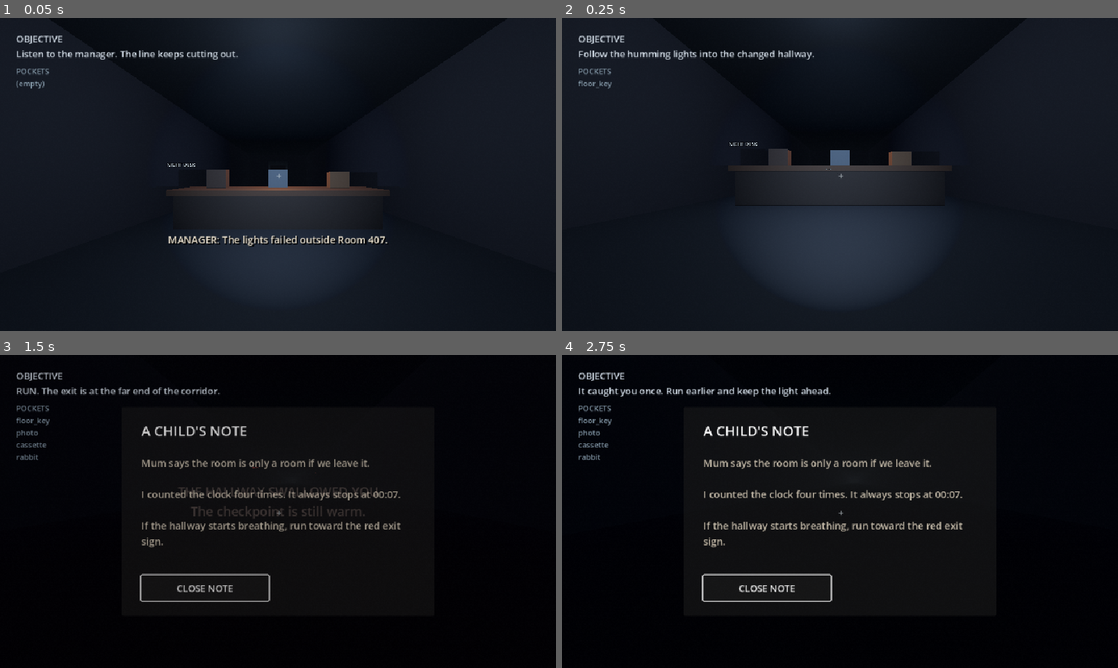
Above: before the commit, frames 1-4 (two rows, left to right).
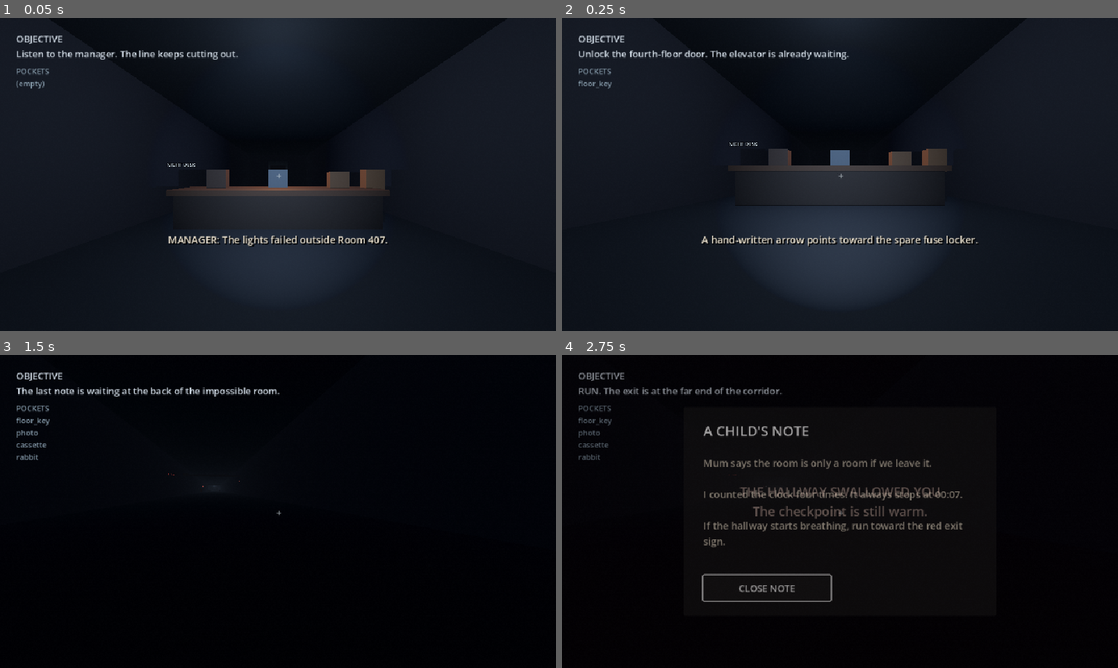
Above: after the commit, the same moments.

Repository: JasonTM17/Horror_Game_Funny
Game: Godot game, scene res://tests/progression-test.tscn
Same seed, same stepped clock (60 frames per second), same inputs: the game is played once before the commit and once after it. This scene is started directly instead of the project's main scene.
Inputs (mouse positions are in pixels of both pictures, inside the frame that each line leads up to):
- Up to frame 1 (0.05 s): no input
- Up to frame 2 (0.25 s): no input
- Up to frame 3 (1.5 s): move the mouse to (400, 495) at 0.52 s; hold D (move_right) 0.53-1.28 s; hold F (flashlight) 0.53-1.28 s; move the mouse to (250, 511) at 1.27 s; hold W (move_forward) from 1.28 s (still down); tap E (interact) at 1.35 s
- Up to frame 4 (2.75 s): move the mouse to (895, 442) at 2.02 s; release W (move_forward) at 2.03 s; hold D (move_right) from 2.03 s (still down); hold Shift (sprint) from 2.03 s (still down)

The runs differ from the first frame. In frame 1, 0.3% of the frame differs, in the area x 64-70%, y 48-55%; in frame 2, 1.7%; in frame 3, 4.3%, in the area x 2-73%, y 5-79%; in frame 4, 3.7%.

Commit message:
feat: deepen authored story observations

Diff:
--- a/scripts/world/continuous-story-layout.gd
+++ b/scripts/world/continuous-story-layout.gd
@@ -7,6 +7,7 @@
 static func build(director: Node3D) -> void:
 	_add_story(director, "phone", Vector3(-1.8, 1.18, WorldLayout.LOBBY_PROP_Z - 0.25), "Answer the phone", Color(0.16, 0.12, 0.1))
 	_add_story(director, "desk_clock", Vector3(0.0, 1.18, WorldLayout.LOBBY_PROP_Z - 0.42), "Read the stopped desk clock", Color(0.22, 0.25, 0.28))
+	_add_story(director, "lobby_register", Vector3(2.8, 1.18, WorldLayout.LOBBY_PROP_Z - 0.18), "Read the night register", Color(0.29, 0.21, 0.14))
 	_add_story(director, "logbook", Vector3(1.8, 1.12, WorldLayout.LOBBY_PROP_Z - 0.25), "Sign the night log", Color(0.25, 0.18, 0.12))
 	_add_door(director, "floor_door", Vector3(0, 1.25, WorldLayout.FLOOR_DOOR_Z), "log_signed", 92.0)
 	_add_story(director, "floor_notice", Vector3(-2.8, 1.15, WorldLayout.FLOOR_DOOR_Z - 8.0), "Read the maintenance notice", Color(0.32, 0.3, 0.24))
@@ -24,6 +25,7 @@
 	_add_story(director, "room_drawing", Vector3(2.4, 0.6, WorldLayout.ROOM_DRAWING_Z), "Inspect the wall drawing", Color(0.35, 0.12, 0.1))
 	_add_story(director, "room_bed_observation", Vector3(-2.4, 1.0, -404.0), "Search beneath the child's bed", Color(0.26, 0.14, 0.15))
 	_add_story(director, "room_wardrobe_observation", Vector3(2.2, 1.25, -447.0), "Inspect the wardrobe", Color(0.24, 0.12, 0.09))
+	_add_story(director, "room_family_table", Vector3(-2.6, 1.35, -462.0), "Inspect the family table", Color(0.3, 0.16, 0.1))
 	_add_story(director, "final_clue", Vector3(0, 0.5, WorldLayout.FINAL_CLUE_Z), "Read the child's note", Color(0.32, 0.26, 0.19))
 	_add_story(director, "exit", Vector3(0, 1.0, WorldLayout.EXIT_Z), "Run for the lobby", Color(0.18, 0.22, 0.24))
 
--- a/scripts/world/story-observation-controller.gd
+++ b/scripts/world/story-observation-controller.gd
@@ -11,6 +11,9 @@
 		"desk_clock":
 			if GameState.has_flag("phone_briefing_complete") and not _observation_finished("desk_clock"):
 				return "[E] Read the stopped desk clock"
+		"lobby_register":
+			if GameState.has_flag("phone_briefing_complete") and _observation_finished("desk_clock") and not _observation_finished("lobby_register"):
+				return "[E] Read the night register"
 		"floor_notice":
 			if GameState.has_flag("floor_reached") and not _observation_finished("floor_notice"):
 				return "[E] Read the fourth-floor maintenance notice"
@@ -24,6 +27,9 @@
 		"room_wardrobe_observation":
 			if GameState.has_flag("room_entered") and GameState.has_flag("room_record_heard") and not _observation_finished("room_wardrobe_observation"):
 				return "[E] Inspect the inside of the wardrobe"
+		"room_family_table":
+			if GameState.has_flag("room_entered") and GameState.has_flag("room_record_heard") and not _observation_finished("room_family_table"):
+				return "[E] Inspect the family table"
 	return ""
 
 func handle_action(action_id: String) -> bool:
@@ -32,13 +38,22 @@
 			return _start_observation("desk_clock", [
 				"The lobby clock is still running, but its second hand never moves.",
 				"The display freezes at 00:07 whenever you look away.",
-				"Someone has circled the same time in every night log."
+				"Someone has circled the same time in every night log.",
+				"In the cracked glass, the elevator doors are standing open behind you."
+			], 4.0)
+		"lobby_register":
+			return _start_observation("lobby_register", [
+				"The register lists every night worker except the shift dated tonight.",
+				"A fresh signature has been added beneath the old manager's name.",
+				"The ink is still wet, although the pen has no ink cartridge.",
+				"The final entry says: DO NOT LET THE CHILD ANSWER THE PHONE."
 			], 4.0)
 		"floor_notice":
 			return _start_observation("floor_notice", [
 				"MAINTENANCE NOTICE: FLOOR 4 CLOSED AFTER THE 2007 INCIDENT.",
 				"The notice has been signed by a manager who stopped working here years ago.",
-				"A hand-written arrow points toward the spare fuse locker."
+				"A hand-written arrow points toward the spare fuse locker.",
+				"Below it, a smaller note reads: THE POWER NEVER FAILED."
 			], 4.0)
 		"memory_echo":
 			return _start_memory_echo()
@@ -46,18 +61,27 @@
 			return _start_observation("room_bed_observation", [
 				"Dust covers the bed, except for one clean hollow in the blankets.",
 				"A child's voice under the frame whispers your name once.",
-				"The red rabbit was never hidden here. It was waiting somewhere you could see it."
+				"The red rabbit was never hidden here. It was waiting somewhere you could see it.",
+				"Your own initials are carved into the underside of the frame."
 			], 4.0)
 		"room_wardrobe_observation":
 			return _start_observation("room_wardrobe_observation", [
 				"The wardrobe is deeper than its back panel should allow.",
 				"Scratches on the inside spell the same four digits as the radio clue.",
-				"When the door closes, the corridor outside sounds like a bedroom."
+				"When the door closes, the corridor outside sounds like a bedroom.",
+				"A coat in your childhood size is still warm at the shoulders."
+			], 4.0)
+		"room_family_table":
+			return _start_observation("room_family_table", [
+				"Four plates are set, but only one has dust disturbed around it.",
+				"The family photograph on the table has been turned face down.",
+				"Under the frame, someone has written: WE WERE WAITING FOR YOU.",
+				"The empty chair turns a few degrees when you stop reading."
 			], 4.0)
 	return false
 
 func final_clue_ready() -> bool:
-	return _observation_finished("room_bed_observation") and _observation_finished("room_wardrobe_observation")
+	return _observation_finished("room_bed_observation") and _observation_finished("room_wardrobe_observation") and _observation_finished("room_family_table")
 
 func memory_echo_ready() -> bool:
 	var echo_id := _memory_echo_id()
@@ -72,17 +96,20 @@
 		1: [
 			"The wallpaper is damp where the photograph used to hang.",
 			"A child's height marks stop at 00:07.",
-			"The next door opens only when you stop looking at it."
+			"The next door opens only when you stop looking at it.",
+			"Something small runs across the ceiling above the impossible corner."
 		],
 		2: [
 			"The cassette hiss is coming from inside the wall.",
 			"Your voice counts footsteps that have not happened yet.",
-			"The impossible corner is waiting beyond the red room number."
+			"The impossible corner is waiting beyond the red room number.",
+			"The counting stops only when a second pair of footsteps begins."
 		],
 		3: [
 			"The rabbit's stitched mouth is full of fresh dust.",
 			"A second set of footprints ends at the corner and turns back.",
-			"The hallway has finished remembering. The radio is awake."
+			"The hallway has finished remembering. The radio is awake.",
+			"Behind the static, a child is asking why you left the door locked."
 		]
 	}.get(memory_count, []) as Array
 	GameState.set_flag(echo_id + "_started")
--- a/scripts/world/story-progression-controller.gd
+++ b/scripts/world/story-progression-controller.gd
@@ -43,7 +43,7 @@
 		return observation_prompt
 	if action_id == "phone" and not GameState.has_flag("phone_answered"):
 		return "[E] Answer the ringing phone"
-	if action_id == "logbook" and GameState.has_flag("phone_briefing_complete") and GameState.has_flag("desk_clock_observation_complete") and not GameState.has_flag("log_signed"):
+	if action_id == "logbook" and GameState.has_flag("phone_briefing_complete") and GameState.has_flag("desk_clock_observation_complete") and GameState.has_flag("lobby_register_observation_complete") and not GameState.has_flag("log_signed"):
 		return "[E] Sign the night log"
 	if action_id == "fuse_pickup" and GameState.has_flag("floor_notice_observation_complete") and not GameState.has_item("spare_fuse"):
 		return "[E] Take the spare fuse"
@@ -140,7 +140,7 @@
 	return true
 
 func _sign_logbook() -> bool:
-	if not GameState.has_flag("phone_briefing_complete") or not GameState.has_flag("desk_clock_observation_complete") or GameState.has_flag("log_signed"):
+	if not GameState.has_flag("phone_briefing_complete") or not GameState.has_flag("desk_clock_observation_complete") or not GameState.has_flag("lobby_register_observation_complete") or GameState.has_flag("log_signed"):
 		return false
 	GameState.set_flag("log_signed")
 	GameState.add_item("floor_key")
@@ -248,13 +248,14 @@
 
 func _on_narrative_finished(flag: String) -> void:
 	match flag:
-		"desk_clock_observation_complete": GameState.set_objective("Sign the night log and take the fourth-floor key.")
+		"desk_clock_observation_complete": GameState.set_objective("Read the night register, then sign the night log.")
+		"lobby_register_observation_complete": GameState.set_objective("Sign the night log and take the fourth-floor key.")
 		"phone_briefing_complete": GameState.set_objective("Sign the night log and take the fourth-floor key.")
 		"floor_notice_observation_complete": GameState.set_objective("Find the spare fuse at the end of the dark corridor.")
 		"power_stable": GameState.set_objective("Follow the humming lights into the changed hallway.")
 		"radio_solved": GameState.set_objective("Room 407 is open. Do not look behind the door.")
 		"room_record_heard": GameState.set_objective("Inspect the drawing, then search the bed and wardrobe.")
-		"room_bed_observation_complete", "room_wardrobe_observation_complete": GameState.set_objective("The last note is waiting at the back of the impossible room.")
+		"room_bed_observation_complete", "room_wardrobe_observation_complete", "room_family_table_observation_complete": GameState.set_objective("The last note is waiting at the back of the impossible room.")
 		"chase_ready":
 			GameState.set_objective("RUN. Follow the red lights to the lobby exit.")
 			GameState.create_checkpoint("res://scenes/gameplay/gameplay.tscn", "chase_start")
--- a/tests/checkpoint-layout-test.gd
+++ b/tests/checkpoint-layout-test.gd
@@ -29,7 +29,7 @@
 	if not _require(not gameplay.has_node("Room407Wall"), "full-width Room407 wall blocks the route"): return
 	if not _require(gameplay.has_node("floor_door") and gameplay.has_node("power_door") and gameplay.has_node("room_door"), "guarded doors missing"): return
 	if not _require(gameplay.has_node("Ceiling") and gameplay.has_node("NightDeskBase"), "continuous corridor dressing missing"): return
-	for observation_id in ["desk_clock", "floor_notice", "memory_echo", "room_bed_observation", "room_wardrobe_observation"]:
+	for observation_id in ["desk_clock", "lobby_register", "floor_notice", "memory_echo", "room_bed_observation", "room_wardrobe_observation", "room_family_table"]:
 		if not _require(gameplay.has_node(observation_id), "%s observation prop missing" % observation_id): return
 	var world_environment: WorldEnvironment
 	for child in gameplay.get_children():
--- a/tests/progression-test.gd
+++ b/tests/progression-test.gd
@@ -17,6 +17,8 @@
 	if not _require(await _wait_for_flag("phone_briefing_complete"), "phone briefing should complete"): return
 	if not _require(director.handle_story_action("desk_clock", player), "desk clock should be readable after the briefing"): return
 	if not _require(await _wait_for_flag("desk_clock_observation_complete"), "desk clock observation should complete"): return
+	if not _require(director.handle_story_action("lobby_register", player), "night register should be readable"): return
+	if not _require(await _wait_for_flag("lobby_register_observation_complete"), "night register observation should complete"): return
 	if not _require(director.handle_story_action("logbook", player), "logbook should grant key"): return
 	if not _require(not director.handle_story_action("radio", player), "radio must wait for memories"): return
 	GameState.set_flag("floor_reached")
@@ -66,6 +68,8 @@
 	if not _require(await _wait_for_flag("room_bed_observation_complete"), "room bed observation should complete"): return
 	if not _require(director.handle_story_action("room_wardrobe_observation", player), "wardrobe observation should unlock"): return
 	if not _require(await _wait_for_flag("room_wardrobe_observation_complete"), "wardrobe observation should complete"): return
+	if not _require(director.handle_story_action("room_family_table", player), "family table observation should unlock"): return
+	if not _require(await _wait_for_flag("room_family_table_observation_complete"), "family table observation should complete"): return
 	if not _require(director.handle_story_action("final_clue", player), "final clue should open note"): return
 	director.on_note_closed()
 	if not _require(GameState.has_flag("final_clue_seen"), "final clue flag missing"): return
